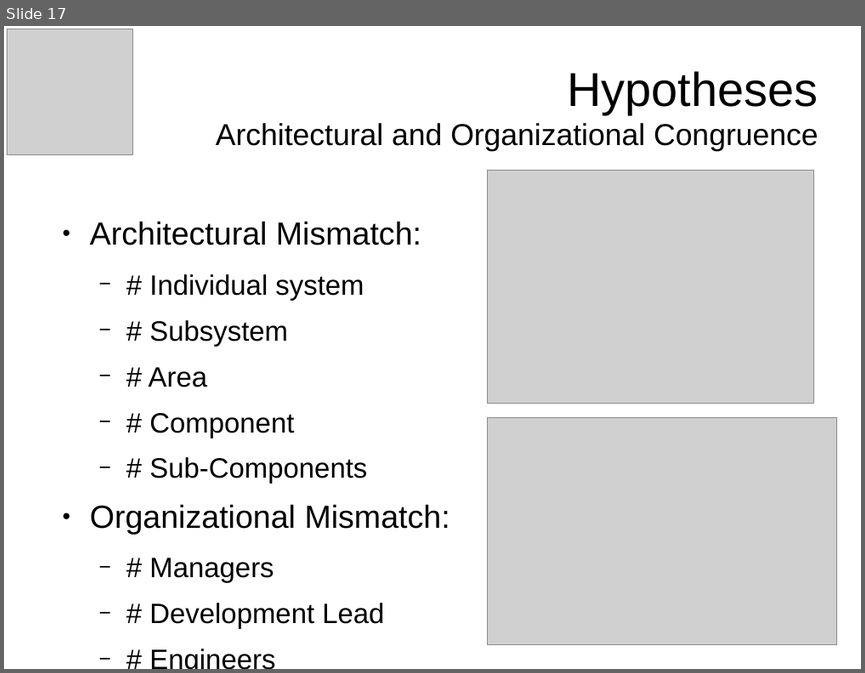
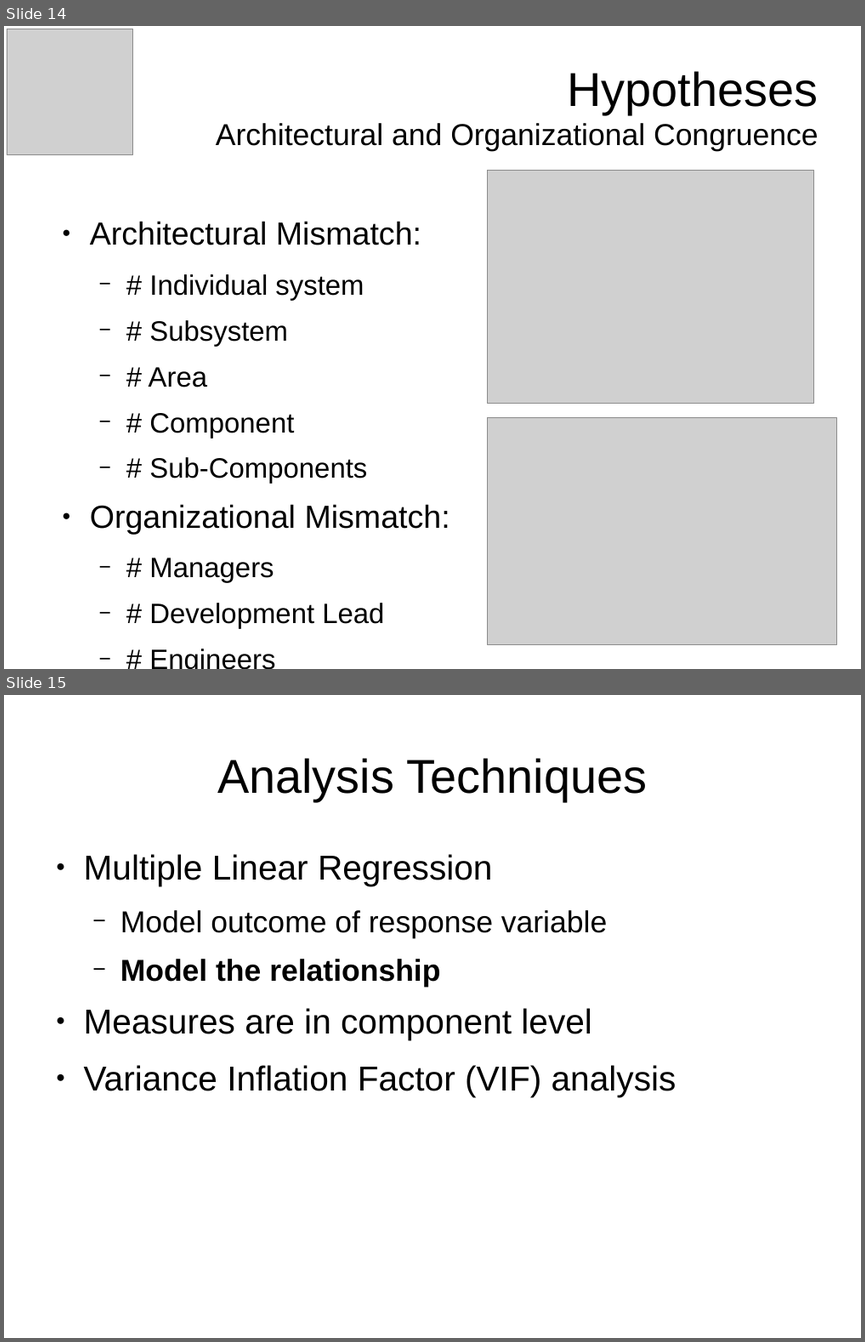
Before and after one commit to tajmilur-rahman/LOG6307, a slide deck: paper-presentation/slides.odp. Shown one above the other, each under a label of ours: slide 17 before the commit, slides 14 and 15 after it. The pictures are 865x673 and 865x1342 pixels, drawn with LibreOffice and Linux fonts; fonts in the diff are those of the drawing; grey boxes stand for pictures. Boxes give left, top, right and bottom in pixels: in the first picture for what was removed or moved away, otherwise in the second. Text is boxed around its words. In the diff, an @@ line names an element or a change of style, - is before the commit and + after.

```diff
--- a/paper-presentation/slides.odp
+++ b/paper-presentation/slides.odp
@@ slide 15 added at [4,695,861,1338], background #FFFFFF @@
@@ title added at [217,758,647,801], 44 pt, text #000000 @@
+Analysis Techniques
@@ text added at [84,854,676,1096], 32 pt, text #000000 @@
+● Multiple Linear Regression
+  − Model outcome of response variable
+  − Model the relationship
+● Measures are in component level
+● Variance Inflation Factor (VIF) analysis
@@ what was slide 17 is now slide 14 @@
```
Also in this commit, not shown: 2 slides changed, 3 other slides added, 6 slides removed, 3 other files.
